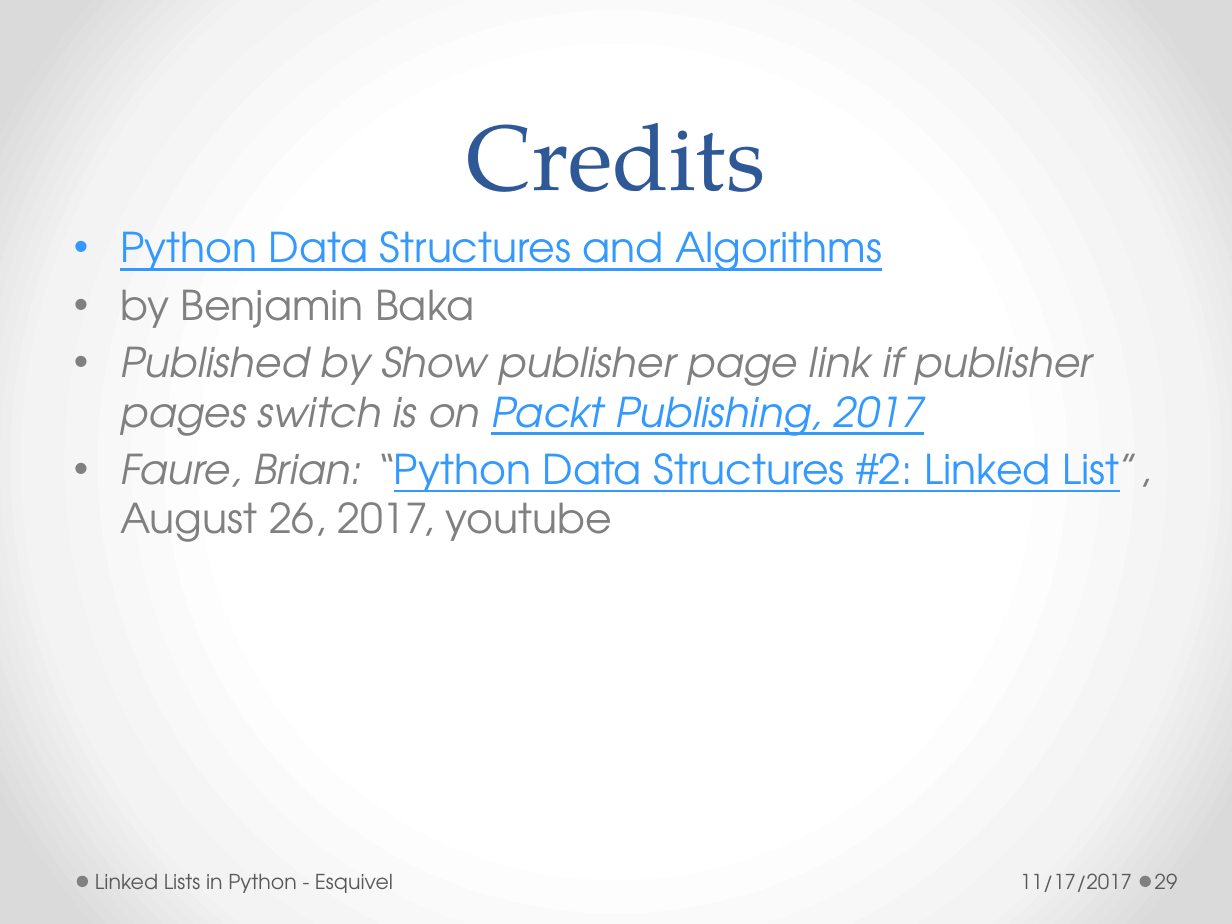
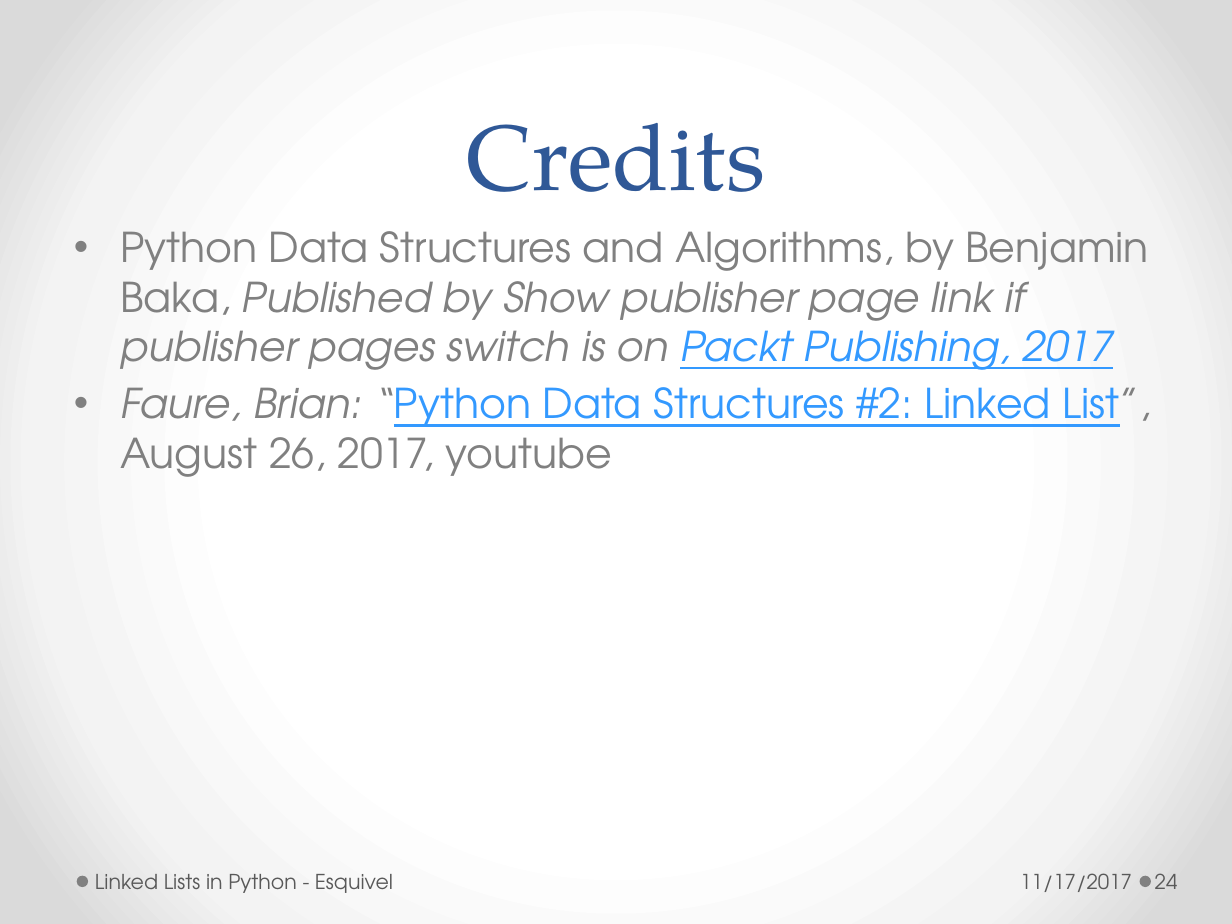
Before and after one commit to redsunsetrose/linked-Lists, a slide deck: slide 24 of LinkedLists.pptx (slide 29 before the commit). Drawn at 1232x924 pixels with LibreOffice and Linux fonts; fonts in the diff are those of the drawing. Boxes give left, top, right and bottom in pixels: in the first picture for what was removed or moved away, otherwise in the second. Text is boxed around its words. In the diff, an @@ line names an element or a change of style, - is before the commit and + after.

```diff
--- a/LinkedLists.pptx
+++ b/LinkedLists.pptx
@@ text at [120,231,1149,370]: text changed @@
-• Python Data Structures and Algorithms
-• by Benjamin Baka
-• Published by Show publisher page link if publisher pages switch is on Packt Publishing, 2017
+• Python Data Structures and Algorithms, by Benjamin Baka, Published by Show publisher page link if publisher pages switch is on Packt Publishing, 2017
@@ page number at [1155,873,1178,889]: text changed @@
-29
+24
```
Also in this commit, not shown: 15 other slides changed, 5 slides removed.
